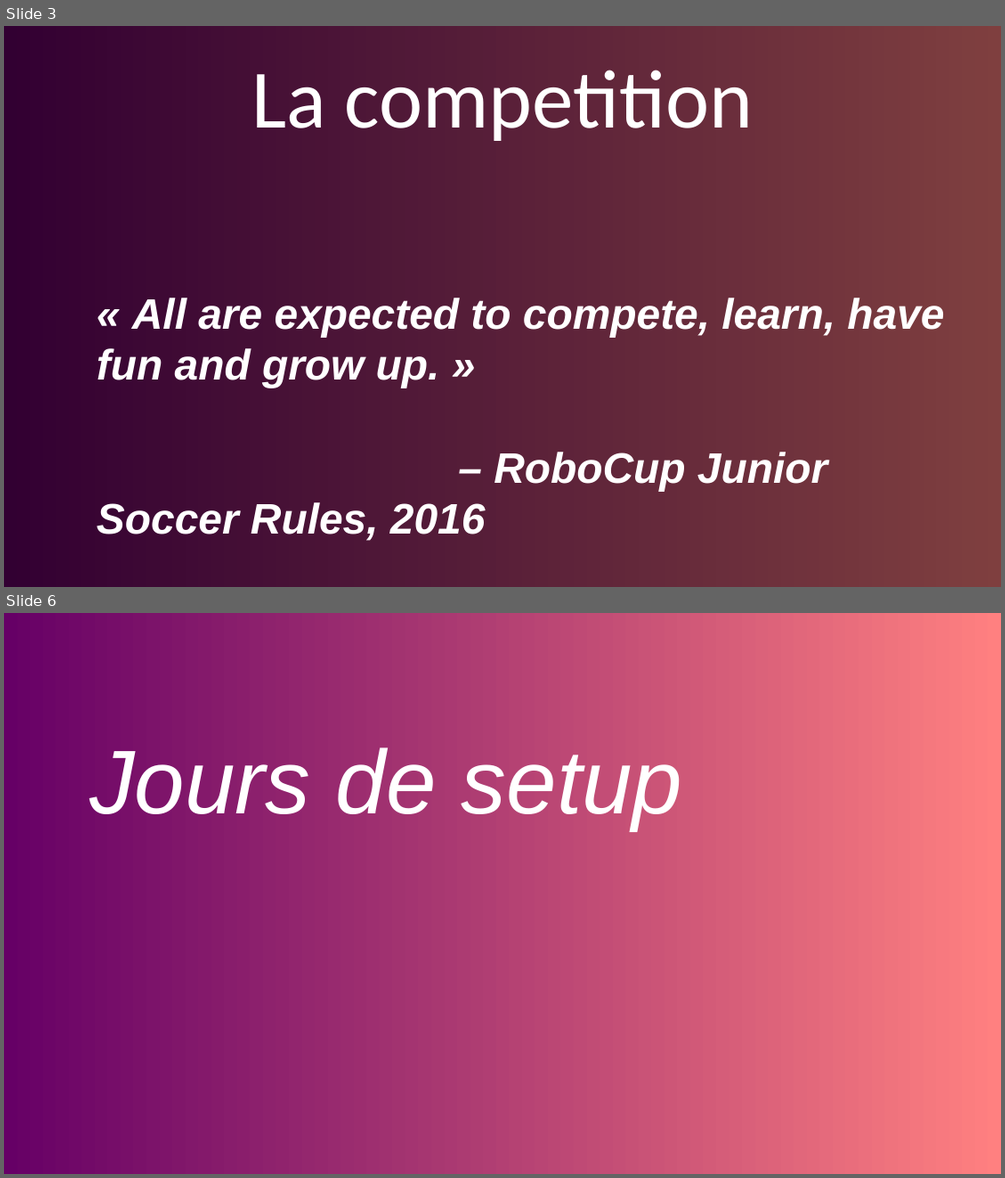
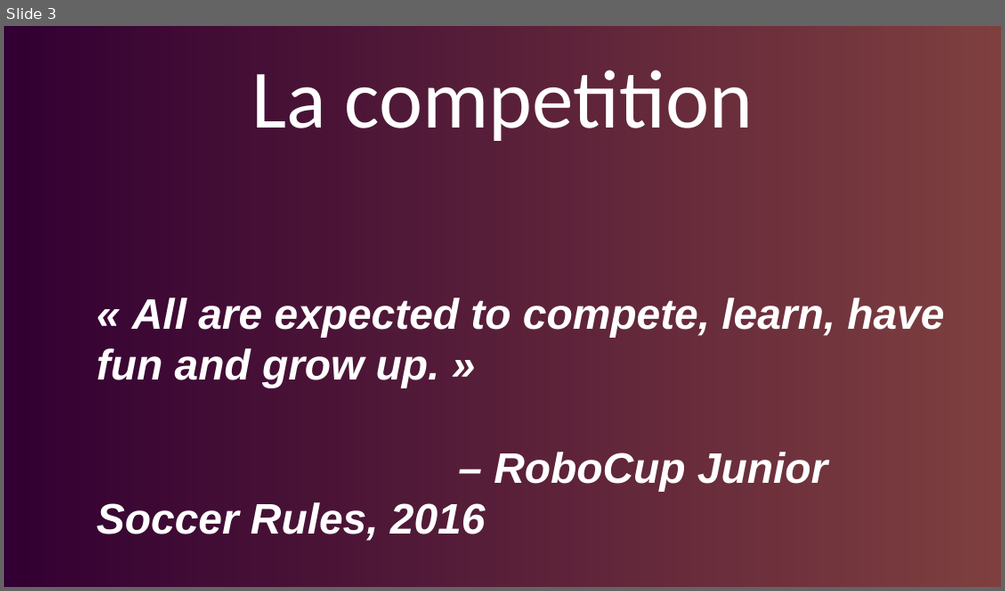
Before and after one commit to Rhoban/Junior, a slide deck: introduction.odp. Shown one above the other, each under a label of ours: slides 3 and 6 before the commit, slide 3 after it; the slides between them are not shown. The pictures are 1005x1178 and 1005x591 pixels, drawn with LibreOffice and Linux fonts; fonts in the diff are those of the drawing; background and template pictures are left out. Boxes give left, top, right and bottom in pixels: in the first picture for what was removed or moved away, otherwise in the second. Text is boxed around its words. In the diff, an @@ line names an element or a change of style, - is before the commit and + after.

```diff
--- a/introduction.odp
+++ b/introduction.odp
@@ slide 6 removed at (4,613,1001,1174), background gradient #660066 to #FF8080 @@
@@ text removed at (89,747,682,830) @@
-Jours de setup
```
Also in this commit, not shown: 2 slides changed, 5 slides added, 1 other file.
